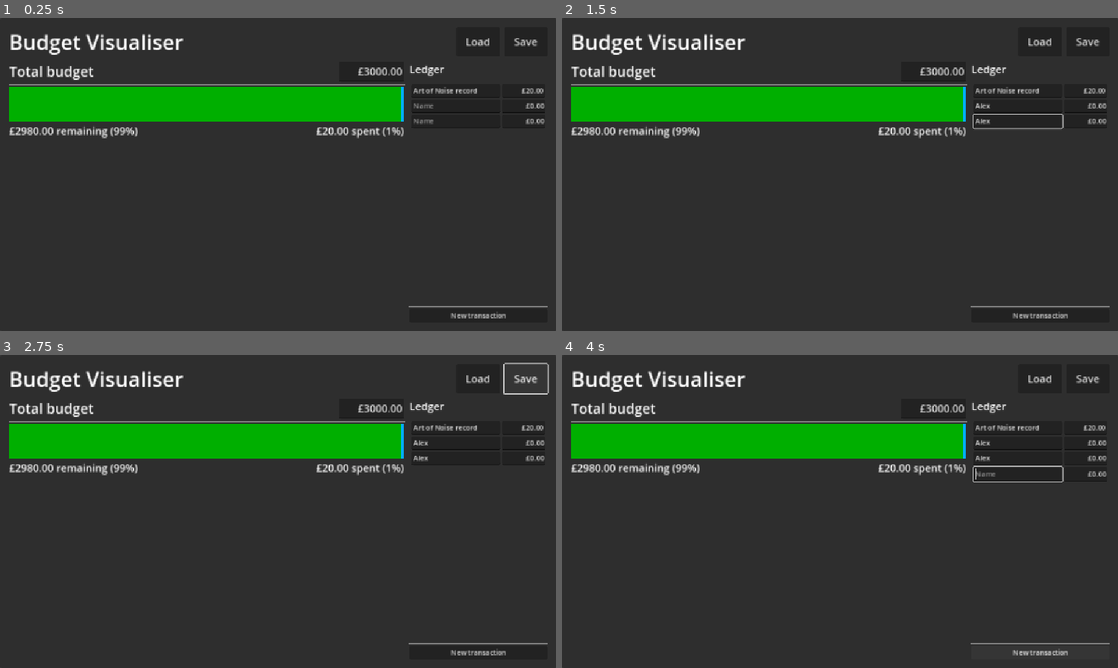
Above: before the commit, frames 1-4 (two rows, left to right).
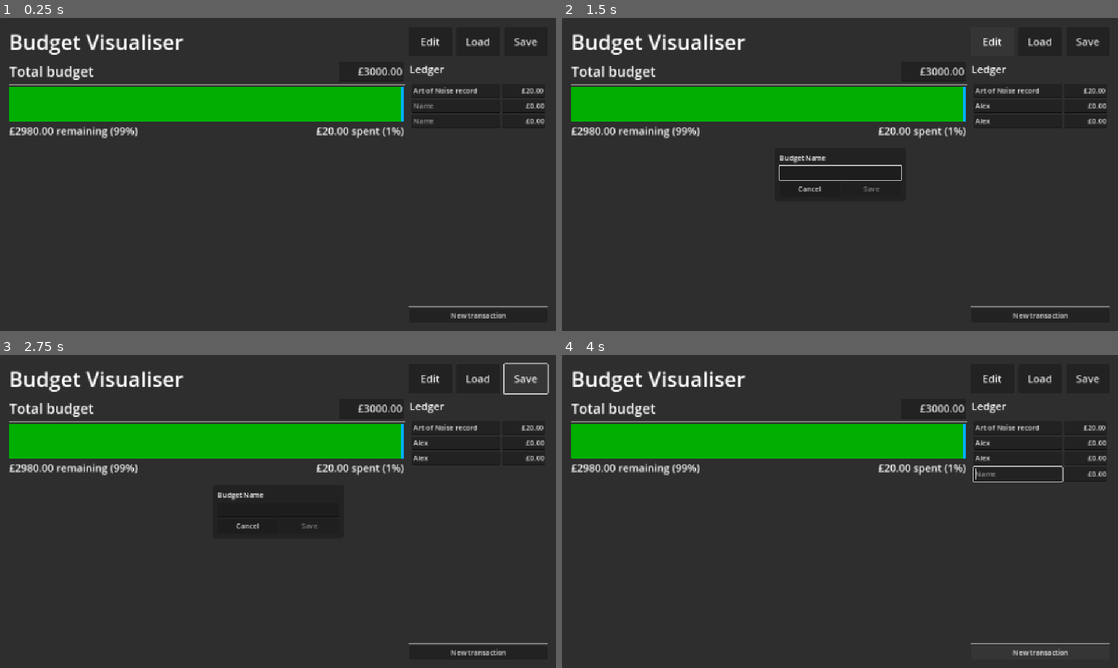
Above: after the commit, the same moments.

Repository: phrasmotica/budget-visualiser
Game: Godot game, scene res://app.tscn
Same seed, same stepped clock (60 frames per second), same inputs: the game is played once before the commit and once after it.
Inputs (mouse positions are in pixels of both pictures, inside the frame that each line leads up to):
- Up to frame 1 (0.25 s): no input
- Up to frame 2 (1.5 s): click (1017, 105) at 0.52 s; type "Alex" at 0.6 s; click (1017, 121) at 0.75 s; type "Alex" at 0.83 s; click (990, 43) at 1.25 s, where only the run after the commit has a clickable "Edit"
- Up to frame 3 (2.75 s): click "Save" at 2 s
- Up to frame 4 (4 s): click (806, 527) at 2.75 s, where only the run after the commit has a clickable "Cancel"; click "New transaction" at 3.5 s

The runs differ from the first frame. In frame 1, less than 0.1% of the frame differs, in the area x 75-79%, y 6-10%; in frame 2, 0.6%, in the area x 39-91%, y 6-56%; in frame 3, 0.3%; in frame 4, less than 0.1%.

Commit message:
Create modal for renaming budget

Diff:
--- /dev/null
+++ b/scenes/rename_modal.tscn
@@ -0,0 +1,43 @@
+[gd_scene load_steps=2 format=3 uid="uid://dgdeqr1qdbinj"]
+
+[ext_resource type="Script" path="res://scripts/rename_modal.gd" id="1_3xtd5"]
+
+[node name="RenameModal" type="PanelContainer"]
+custom_minimum_size = Vector2(300, 0)
+script = ExtResource("1_3xtd5")
+
+[node name="MarginContainer" type="MarginContainer" parent="."]
+layout_mode = 2
+theme_override_constants/margin_left = 10
+theme_override_constants/margin_top = 10
+theme_override_constants/margin_right = 10
+theme_override_constants/margin_bottom = 10
+
+[node name="VBoxContainer" type="VBoxContainer" parent="MarginContainer"]
+layout_mode = 2
+
+[node name="Label" type="Label" parent="MarginContainer/VBoxContainer"]
+layout_mode = 2
+text = "Budget Name"
+
+[node name="NameEdit" type="LineEdit" parent="MarginContainer/VBoxContainer"]
+unique_name_in_owner = true
+layout_mode = 2
+
+[node name="HBoxContainer" type="HBoxContainer" parent="MarginContainer/VBoxContainer"]
+layout_mode = 2
+
+[node name="CancelButton" type="Button" parent="MarginContainer/VBoxContainer/HBoxContainer"]
+layout_mode = 2
+size_flags_horizontal = 3
+text = "Cancel"
+
+[node name="SaveButton" type="Button" parent="MarginContainer/VBoxContainer/HBoxContainer"]
+layout_mode = 2
+size_flags_horizontal = 3
+disabled = true
+text = "Save"
+
+[connection signal="visibility_changed" from="." to="." method="_on_visibility_changed"]
+[connection signal="pressed" from="MarginContainer/VBoxContainer/HBoxContainer/CancelButton" to="." method="_on_cancel_button_pressed"]
+[connection signal="pressed" from="MarginContainer/VBoxContainer/HBoxContainer/SaveButton" to="." method="_on_save_button_pressed"]
--- a/scenes/ui.tscn
+++ b/scenes/ui.tscn
@@ -1,8 +1,9 @@
-[gd_scene load_steps=4 format=3 uid="uid://5eq1bvek10ef"]
+[gd_scene load_steps=5 format=3 uid="uid://5eq1bvek10ef"]
 
 [ext_resource type="Script" path="res://scripts/ui.gd" id="1_5131p"]
 [ext_resource type="PackedScene" uid="uid://ccpu37idlsyu8" path="res://scenes/budget_panel.tscn" id="1_iffwd"]
 [ext_resource type="PackedScene" uid="uid://cgkqk55qden81" path="res://scenes/ledger_panel.tscn" id="1_tkijw"]
+[ext_resource type="PackedScene" uid="uid://dgdeqr1qdbinj" path="res://scenes/rename_modal.tscn" id="4_rr6x4"]
 
 [node name="UI" type="PanelContainer"]
 custom_minimum_size = Vector2(1280, 720)
@@ -29,6 +30,12 @@
 size_flags_horizontal = 3
 theme_override_font_sizes/font_size = 48
 text = "Budget Visualiser"
+
+[node name="EditButton" type="Button" parent="MarginContainer/VBoxContainer/HBoxContainer2"]
+custom_minimum_size = Vector2(100, 0)
+layout_mode = 2
+theme_override_font_sizes/font_size = 24
+text = "Edit"
 
 [node name="LoadButton" type="Button" parent="MarginContainer/VBoxContainer/HBoxContainer2"]
 custom_minimum_size = Vector2(100, 0)
@@ -62,6 +69,19 @@
 custom_minimum_size = Vector2(300, 0)
 layout_mode = 2
 
+[node name="ModalLayer" type="CanvasLayer" parent="."]
+
+[node name="CenterContainer" type="CenterContainer" parent="ModalLayer"]
+custom_minimum_size = Vector2(1280, 720)
+offset_right = 1280.0
+offset_bottom = 720.0
+mouse_filter = 2
+
+[node name="RenameModal" parent="ModalLayer/CenterContainer" instance=ExtResource("4_rr6x4")]
+unique_name_in_owner = true
+layout_mode = 2
+
+[connection signal="pressed" from="MarginContainer/VBoxContainer/HBoxContainer2/EditButton" to="." method="_on_edit_button_pressed"]
 [connection signal="pressed" from="MarginContainer/VBoxContainer/HBoxContainer2/LoadButton" to="." method="_on_load_button_pressed"]
 [connection signal="pressed" from="MarginContainer/VBoxContainer/HBoxContainer2/SaveButton" to="." method="_on_save_button_pressed"]
 [connection signal="budget_changed" from="MarginContainer/VBoxContainer/HBoxContainer/BudgetPanel" to="." method="_on_budget_panel_budget_changed"]
--- /dev/null
+++ b/scripts/rename_modal.gd
@@ -0,0 +1,30 @@
+extends PanelContainer
+
+@onready
+var name_edit: LineEdit = %NameEdit
+
+func _process(_delta: float) -> void:
+	if Engine.is_editor_hint():
+		return
+
+	handle_input()
+
+func handle_input():
+	if Input.is_action_just_pressed("ui_cancel"):
+		close_modal()
+
+func close_modal():
+	hide()
+
+func _on_cancel_button_pressed() -> void:
+	close_modal()
+
+func _on_save_button_pressed() -> void:
+	# TODO: save the name of the budget
+	pass
+
+func _on_visibility_changed() -> void:
+	if visible:
+		if name_edit:
+			name_edit.grab_focus()
+			name_edit.select_all()
--- a/scripts/ui.gd
+++ b/scripts/ui.gd
@@ -6,6 +6,9 @@
 
 @onready
 var ledger_panel: LedgerPanel = %LedgerPanel
+
+@onready
+var rename_modal: Control = %RenameModal
 
 signal requested_load
 signal created_save_data(data: SaveData)
@@ -26,6 +29,9 @@
 
 		window.size = small_window_size
 		window.move_to_center()
+
+		if rename_modal:
+			rename_modal.hide()
 
 func _on_saver_loader_loaded_data(data: SaveData) -> void:
 	_save_data = data
@@ -68,3 +74,7 @@
 
 func _on_save_button_pressed() -> void:
 	created_save_data.emit(_save_data)
+
+func _on_edit_button_pressed() -> void:
+	if rename_modal:
+		rename_modal.show()
